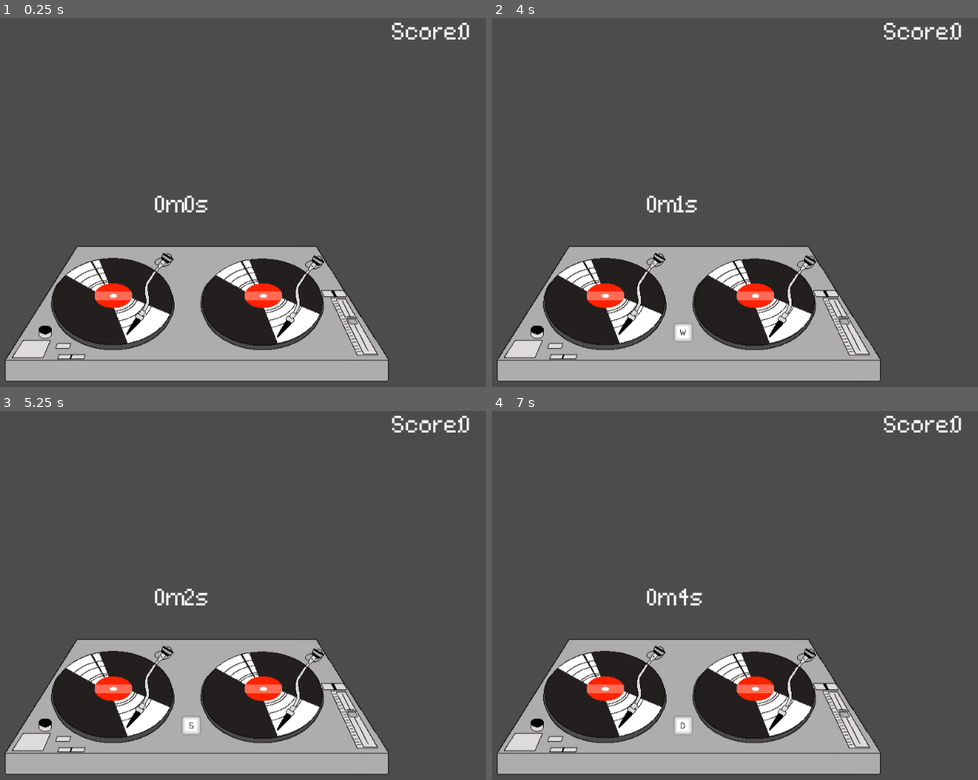
Above: before the commit, frames 1-4 (two rows, left to right).
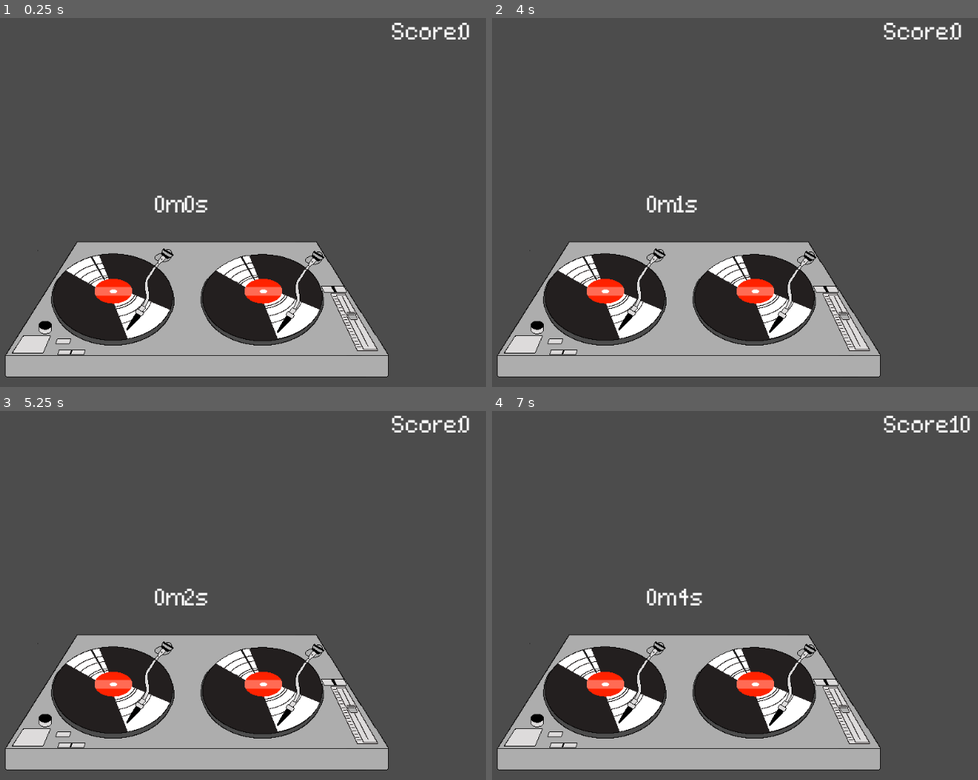
Above: after the commit, the same moments.

Repository: Sandvich/StrawberryJam3
Game: Godot game, scene res://game.tscn
Two runs of this game, one before a commit and one after it. Both use one fixed random seed, a clock stepped at 60 frames per second and the inputs below.
Inputs:
- Up to frame 1 (0.25 s): no input
- Up to frame 2 (4 s): tap Enter at 0.5, 2, 3.5 s; hold D (left_deck_right) 0.53-1.28 s; tap Space at 1.25, 2.75 s; hold S (left_deck_down) 1.28-2.03 s; hold D (left_deck_right) 2.03-2.78 s; hold W (left_deck_up) 2.78-3.53 s; hold S (left_deck_down) from 3.53 s (still down)
- Up to frame 3 (5.25 s): keep holding S (left_deck_down); tap Space at 4.25 s
- Up to frame 4 (7 s): release S (left_deck_down) at 5.78 s; hold D (left_deck_right) 5.78-6.53 s; hold W (left_deck_up) from 6.53 s (still down)

The runs differ from the first frame. In frame 1, 8.1% of the frame differs, in the area x 0-80%, y 60-99%; in frame 2, 8.3%; in frame 3, 8.3%; in frame 4, 8.4%, in the area x 0-99%, y 1-99%.
Error after the commit: Invalid type in function 'play' in base 'AnimatedSprite (Prompt.gd)'. Cannot convert argument 1 from Object to String. (res://code/Prompt.gd:25)

Commit message:
dpad prompts for xbox and ps controllers now use the animations provided by CIMCHE

Diff:
--- /dev/null
+++ b/src/assets/ps.tres
@@ -0,0 +1,32 @@
+[gd_resource type="SpriteFrames" load_steps=6 format=2]
+
+[ext_resource path="res://assets/ps_dpad_down.png" type="Texture" id=1]
+[ext_resource path="res://assets/ps_dpad_neutral.png" type="Texture" id=2]
+[ext_resource path="res://assets/ps_dpad_left.png" type="Texture" id=3]
+[ext_resource path="res://assets/ps_dpad_up.png" type="Texture" id=4]
+[ext_resource path="res://assets/ps_dpad_right.png" type="Texture" id=5]
+
+[resource]
+
+animations = [ {
+"frames": [ ExtResource( 1 ), ExtResource( 2 ) ],
+"loop": true,
+"name": "dpad_down",
+"speed": 5.0
+}, {
+"frames": [ ExtResource( 3 ), ExtResource( 2 ) ],
+"loop": true,
+"name": "dpad_left",
+"speed": 5.0
+}, {
+"frames": [ ExtResource( 4 ), ExtResource( 2 ) ],
+"loop": true,
+"name": "dpad_up",
+"speed": 5.0
+}, {
+"frames": [ ExtResource( 5 ), ExtResource( 2 ) ],
+"loop": true,
+"name": "dpad_right",
+"speed": 5.0
+} ]
+_sections_unfolded = [ "Resource" ]
--- /dev/null
+++ b/src/assets/xbox.tres
@@ -0,0 +1,10 @@
+[gd_resource type="SpriteFrames" format=2]
+
+[resource]
+
+animations = [ {
+"frames": [  ],
+"loop": true,
+"name": "dpad_left",
+"speed": 5.0
+} ]
--- a/src/code/Deck.gd
+++ b/src/code/Deck.gd
@@ -1,6 +1,7 @@
 extends AnimatedSprite
 
 var key_map
+var anim_file
 var valid_keys
 var promptClass
 
@@ -12,15 +13,16 @@
 		if "DualShock" in name:
 			print("Switching to playstation mapping.")
 			key_map = {
-				"left_deck_up":load("res://assets/w.png"),
-				"left_deck_left":load("res://assets/a.png"),
-				"left_deck_down":load("res://assets/s.png"),
-				"left_deck_right":load("res://assets/d.png"),
+				"left_deck_up": "dpad_up",
+				"left_deck_down": "dpad_down",
+				"left_deck_left": "dpad_left",
+				"left_deck_right": "dpad_right",
 				"right_deck_left":load("res://assets/arrow_left.png"),
 				"right_deck_right":load("res://assets/arrow_right.png"),
 				"right_deck_up":load("res://assets/arrow_up.png"),
 				"right_deck_down":load("res://assets/arrow_down.png")
 			}
+			anim_file = load("res://assets/ps.tres")
 		elif "XBox" in name:
 			print("Switching to xbox mapping.")
 			key_map = {
@@ -66,6 +68,6 @@
 func prompt(key):
 	if key in valid_keys:
 		print("Spawn %s" % key)
-		add_child(promptClass.new(key, key_map[key]))
+		add_child(promptClass.new(key, anim_file, key_map[key]))
 	else:
 		print("%s is not a valid prompt!" % key)
--- a/src/code/Prompt.gd
+++ b/src/code/Prompt.gd
@@ -1,11 +1,12 @@
-extends Sprite
+extends AnimatedSprite
 
 var timer
-var image
-var keypress
+var key
+var file
+var anim
 
 func _input(event):
-	if event.is_action_pressed(keypress):
+	if event.is_action_pressed(key):
 		get_node("../../Conductor").change_score(10)
 		queue_free()
 
@@ -13,16 +14,21 @@
 	get_node("../../Conductor").change_score(-5)
 	queue_free()
 
-func _init(key, img):
+func _init(keypress, animation_file, to_play):
 	._init()
-	image = img
-	keypress = key
-	self.position = Vector2(0, -100)
+	key = keypress
+	file = animation_file
+	anim = to_play
 
 func _ready():
-	set_texture(image)
+	set("frames", file)
+	play(anim)
+	if key.begins_with("left"):
+		translate(Vector2(-125,-30))
+	elif key.begins_with("right"):
+		translate(Vector2(125, -30))
 	var timeout = Timer.new()
 	add_child(timeout)
-	timeout.wait_time = 0.5
+	timeout.wait_time = 2
 	timeout.start()
 	timeout.connect("timeout", self, "missed")
--- a/src/game.tscn
+++ b/src/game.tscn
@@ -93,10 +93,11 @@
 
 [node name="Deck" type="AnimatedSprite" parent="." index="2"]
 
-position = Vector2( 511.978, 607.257 )
+position = Vector2( 512, 470 )
 frames = ExtResource( 2 )
 animation = "default"
 script = ExtResource( 3 )
+_sections_unfolded = [ "Transform" ]
 
 [node name="Conductor" type="AudioStreamPlayer" parent="." index="3"]
 
--- a/src/levels.json
+++ b/src/levels.json
@@ -1,12 +1,12 @@
 {
 	"easy":[
-		[1, "left_deck_up"],
-		[2, "left_deck_down"],
-		[3, "left_deck_left"],
-		[4, "left_deck_right"],
-		[5, "right_deck_up"],
-		[6, "right_deck_down"],
-		[7, "right_deck_left"],
-		[8, "right_deck_right"]
+		[0, "left_deck_up"],
+		[3, "left_deck_down"],
+		[6, "left_deck_left"],
+		[9, "left_deck_right"],
+		[12, "right_deck_up"],
+		[15, "right_deck_down"],
+		[18, "right_deck_left"],
+		[21, "right_deck_right"]
 		]
 }
Binary file changed: src/assets/dj_ggame.png
Binary file added: src/assets/ps_dpad_down.png
Not shown, added: src/assets/ps_dpad_down.png.import
Binary file added: src/assets/ps_dpad_left.png
Not shown, added: src/assets/ps_dpad_left.png.import
Binary file added: src/assets/ps_dpad_neutral.png
Not shown, added: src/assets/ps_dpad_neutral.png.import
Binary file added: src/assets/ps_dpad_right.png
Not shown, added: src/assets/ps_dpad_right.png.import
Binary file added: src/assets/ps_dpad_up.png
Not shown, added: src/assets/ps_dpad_up.png.import
Binary file added: src/assets/xbox_dpad_down.png
(and 9 more such lines)
